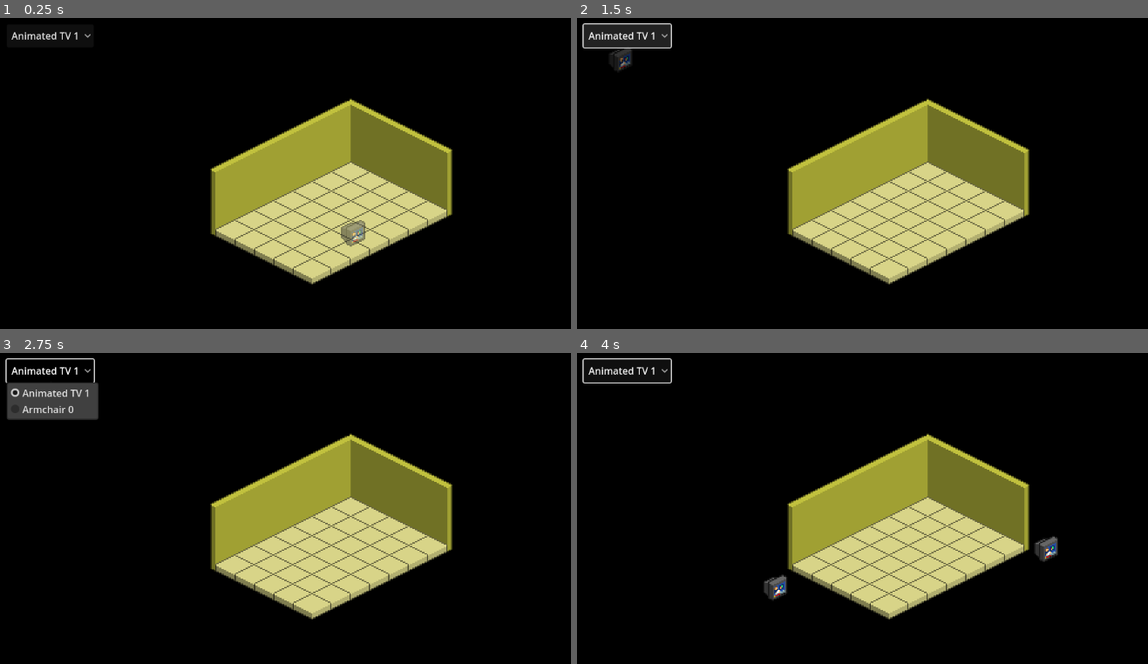
Above: before the commit, frames 1-4 (two rows, left to right).
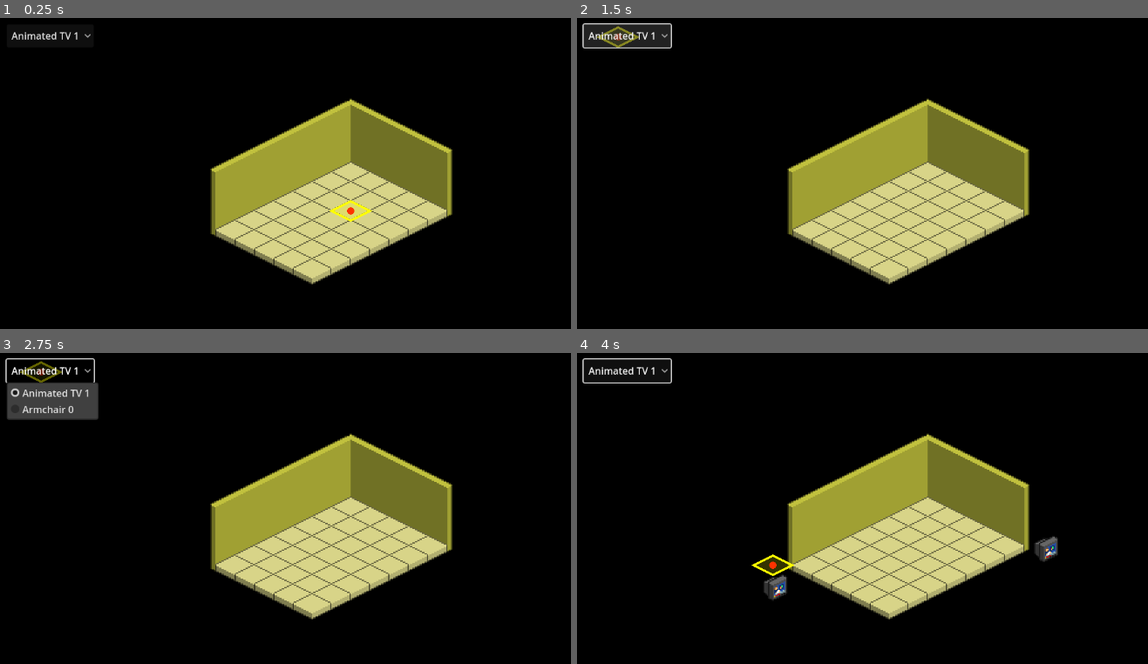
Above: after the commit, the same moments.

Repository: Dowsley/hotel
Game: Godot game, scene res://scenes/main.tscn
Same seed, same stepped clock (60 frames per second), same inputs: the game is played once before the commit and once after it.
Inputs (mouse positions are in pixels of both pictures, inside the frame that each line leads up to):
- Up to frame 1 (0.25 s): no input
- Up to frame 2 (1.5 s): click "Animated TV 1" at 0.5 s; click "Animated TV 1" at 1.25 s
- Up to frame 3 (2.75 s): click "Animated TV 1" at 2 s
- Up to frame 4 (4 s): tap Enter at 2.75 s; move the mouse to (1062, 527) at 2.77 s; click (1062, 527) at 2.92 s; tap Space at 3.5 s; move the mouse to (771, 564) at 3.52 s; click (771, 564) at 3.67 s

The runs differ from the first frame. In frame 1, 0.5% of the frame differs, in the area x 57-66%, y 58-74%; in frame 2, 0.3%; in frame 3, 0.1%; in frame 4, 0.3%.
Error before the commit: Invalid access to property or key 'tile_set' on a base object of type 'Node2D (Room)'. (res://src/main.gd:85)

Commit message:
cursor saved my life

Diff:
--- a/src/main.gd
+++ b/src/main.gd
@@ -14,6 +14,9 @@
 var hovered_tile: Vector2i = Vector2i(-1, -1)  # Tile under the mouse
 var ghost_furni: FurniSprite = null            # Furniture preview
 
+# Grid visualization
+var grid_marker: Node2D = null
+
 
 func _ready() -> void:
 	assert(curr_room != null, "Must have starting room.")
@@ -22,6 +25,10 @@
 	populate_option_button()
 
 	floor_tile_map = curr_room.floor_tile_map
+
+	# Create a grid marker to show the selected tile
+	create_grid_marker()
+
 	furni_option_button.selected = 0
 	_on_furni_option_button_item_selected(0)
 
@@ -50,14 +57,15 @@
 
 ## Remove old ghost furniture if it exists
 func _on_furni_option_button_item_selected(index: int) -> void:
-	if ghost_furni:
-		ghost_furni.queue_free()
-
-	var selected_furni: FurniType = furni_types[index]
-	ghost_furni = selected_furni.create()
-	ghost_furni.modulate = Color(1, 1, 1, 0.5)  # Semi-transparent preview
-
-	add_child(ghost_furni)
+	pass
+	#if ghost_furni:
+		#ghost_furni.queue_free()
+#
+	#var selected_furni: FurniType = furni_types[index]
+	#ghost_furni = selected_furni.create()
+	#ghost_furni.modulate = Color(1, 1, 1, 0.5)  # Semi-transparent preview
+#
+	#add_child(ghost_furni)
 
 
 func _unhandled_input(event: InputEvent) -> void:
@@ -67,39 +75,27 @@
 
 func _process(_delta: float) -> void:
 	var mouse_pos: Vector2 = get_global_mouse_position()
-	hovered_tile = world_to_tile(mouse_pos)
+	var new_hovered_tile = world_to_tile(mouse_pos)
 
-	# Move the ghost furniture preview
-	if ghost_furni and hovered_tile != Vector2i(-1, -1):
-		ghost_furni.position = tile_to_world(hovered_tile)
+	# Only update if the hovered tile has changed
+	if new_hovered_tile != hovered_tile:
+		hovered_tile = new_hovered_tile
 
-	# Redraw the grid overlay
-	queue_redraw()
+		# Update the grid marker position
+		if grid_marker and hovered_tile != Vector2i(-1, -1):
+			var tile_center_world = floor_tile_map.to_global(floor_tile_map.map_to_local(hovered_tile))
+			grid_marker.position = tile_center_world
+			grid_marker.visible = true
+		elif grid_marker:
+			grid_marker.visible = false
+
+		# Move the ghost furniture preview
+		if ghost_furni and hovered_tile != Vector2i(-1, -1):
+			ghost_furni.position = tile_to_world(hovered_tile)
 
 
 func _draw() -> void:
-	if hovered_tile != Vector2i(-1, -1):
-		var world_pos: Vector2 = tile_to_world(hovered_tile)
-
-		# Get the actual tile size from the tilemap's tileset
-		var tile_size: Vector2 = floor_tile_map.get_parent().tile_set.tile_size
-		var tile_half_width: float = tile_size.x / 2
-		var tile_half_height: float = tile_size.y / 2
-
-		# Convert from global to local coordinates for the Main node
-		var local_pos: Vector2 = to_local(world_pos)
-
-		# Define the four corners of an isometric tile (diamond shape)
-		var p1: Vector2 = local_pos + Vector2(0, -tile_half_height)  # Top
-		var p2: Vector2 = local_pos + Vector2(tile_half_width, 0)    # Right
-		var p3: Vector2 = local_pos + Vector2(0, tile_half_height)   # Bottom
-		var p4: Vector2 = local_pos + Vector2(-tile_half_width, 0)   # Left
-
-		# Draw the isometric diamond
-		draw_polyline([p1, p2, p3, p4, p1], Color(1, 1, 0, 1), 2)
-
-		# Optional: Draw a dot at the center for reference
-		draw_circle(local_pos, 2, Color(1, 0, 0, 1))
+	pass
 
 
 func place_furniture_at_mouse() -> void:
@@ -110,13 +106,13 @@
 			var furni_type: FurniType = furni_types[selected_index]
 			var furni_sprite: FurniSprite = furni_type.create()
 
-			# Use the tile_to_world function for consistent placement
-			furni_sprite.position = tile_to_world(hovered_tile)
+			# Get the exact world position for the center of the tile
+			var tile_center_world = floor_tile_map.to_global(floor_tile_map.map_to_local(hovered_tile))
+			furni_sprite.position = tile_center_world
 
-			# Only apply y-offset if needed for visual alignment of the furniture sprite
-			# This should be a property of the furniture type rather than a fixed value
-			# For now, you can adjust this value or comment it out to test alignment
-			# furni_sprite.position.y -= 8
+			# Furniture sprites often need a height adjustment for proper isometric appearance
+			# Uncomment and adjust if necessary for your specific sprites
+			# furni_sprite.position.y -= furni_type.visual_offset.y
 
 			add_child(furni_sprite)
 
@@ -129,3 +125,51 @@
 ## Convert tile coordinates to world position using the TileMap's map_to_local()
 func tile_to_world(tile_pos: Vector2i) -> Vector2:
 	return floor_tile_map.to_global(floor_tile_map.map_to_local(tile_pos))
+
+
+# Creates a dedicated node for showing the grid highlight
+func create_grid_marker() -> void:
+	grid_marker = Node2D.new()
+	grid_marker.name = "GridMarker"
+	add_child(grid_marker)
+
+	# Create a new script instance for the grid marker
+	var script = GDScript.new()
+	script.source_code = """
+extends Node2D
+
+var tile_size: Vector2 = Vector2(32, 16)  # Default tile size, will be updated
+
+func _ready() -> void:
+	# Make sure this node is always drawn on top
+	z_index = 10
+
+func _process(_delta: float) -> void:
+	# Ensure it's always redrawn
+	queue_redraw()
+
+func _draw() -> void:
+	# Define the diamond points based on tile size
+	var points = []
+	points.append(Vector2(0, -tile_size.y/2))          # Top
+	points.append(Vector2(tile_size.x/2, 0))           # Right
+	points.append(Vector2(0, tile_size.y/2))           # Bottom
+	points.append(Vector2(-tile_size.x/2, 0))          # Left
+	points.append(Vector2(0, -tile_size.y/2))          # Back to top (close the shape)
+
+	# Draw the diamond outline with a nice yellow color
+	draw_polyline(points, Color(1, 1, 0, 1), 2.0)
+
+	# Optional: Draw the center point for reference
+	draw_circle(Vector2.ZERO, 3, Color(1, 0, 0, 1))
+
+	# Optional: Fill the diamond with a semi-transparent color
+	draw_colored_polygon(points, Color(1, 1, 0, 0.2))
+"""
+	script.reload()
+
+	grid_marker.set_script(script)
+
+	# Set initial tile size
+	if floor_tile_map and floor_tile_map.tile_set:
+		grid_marker.set("tile_size", floor_tile_map.tile_set.tile_size)
